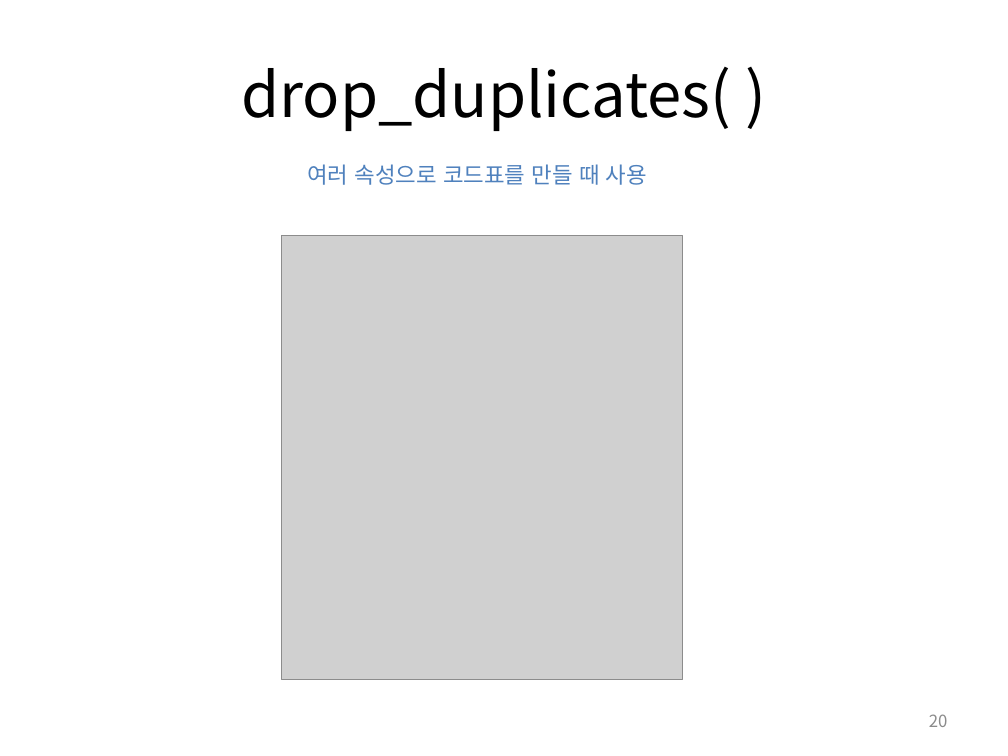
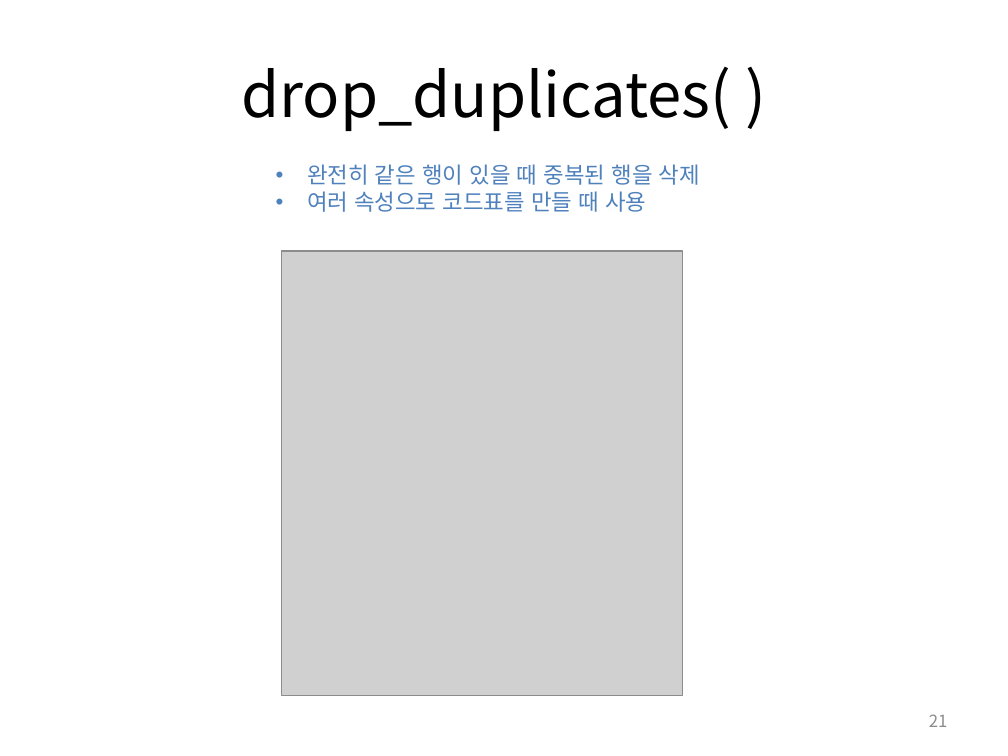
Before and after one commit to Heegu-han/AI, a slide deck: slide 21 of ppt/2_PANDAS.pptx (slide 20 before the commit). Drawn at 1008x756 pixels with LibreOffice and Linux fonts; fonts in the diff are those of the drawing; grey boxes stand for pictures. Boxes give left, top, right and bottom in pixels: in the first picture for what was removed or moved away, otherwise in the second. Text is boxed around its words. In the diff, an @@ line names an element or a change of style, - is before the commit and + after.

```diff
--- a/ppt/2_PANDAS.pptx
+++ b/ppt/2_PANDAS.pptx
@@ text at bbox=[307, 164, 700, 185]: paragraph added @@
+• 완전히 같은 행이 있을 때 중복된 행을 삭제
@@ text at bbox=[307, 191, 646, 212]: bullet none to • @@
@@ picture: place and size @@
-picture at bbox=[282, 235, 683, 679]
+picture at bbox=[282, 251, 683, 696]
@@ page number at bbox=[929, 714, 948, 727]: text changed @@
-20
+21
```
Also in this commit, not shown: 1 other slide changed, 9 slides added, 1 other file.
